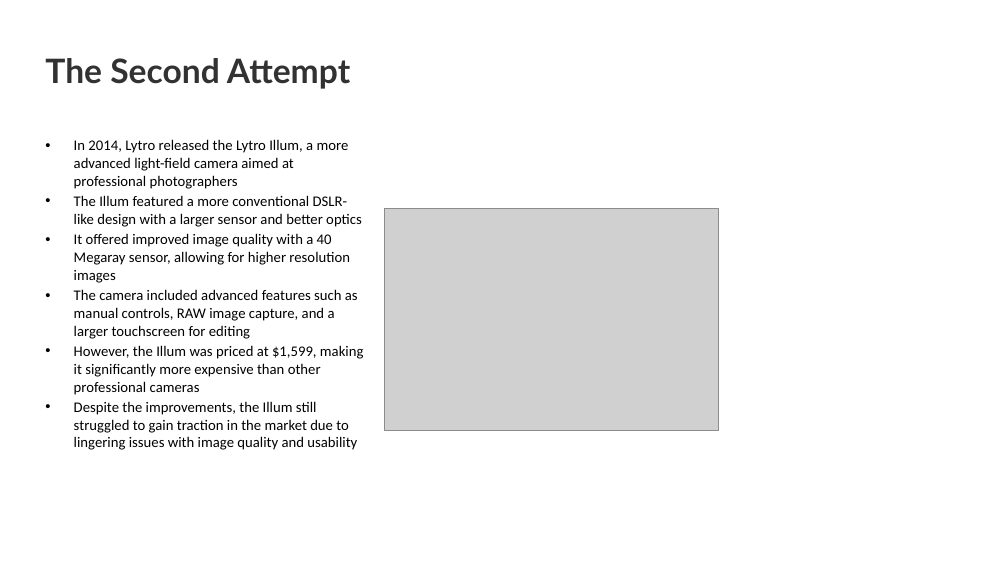
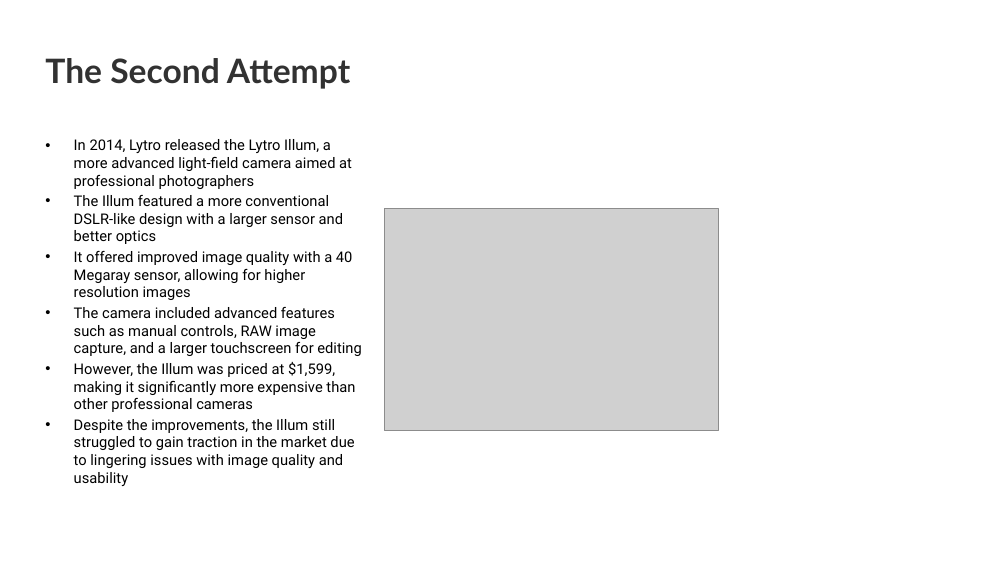
Before and after one commit to joejo-joestar/Powerpynt-Slides, a slide deck: slide 12 of output.pptx. Drawn at 1008x567 pixels with LibreOffice and Linux fonts; fonts in the diff are those of the drawing; grey boxes stand for pictures; background and template pictures are left out. Boxes give left, top, right and bottom in pixels: in the first picture for what was removed or moved away, otherwise in the second. Text is boxed around its words. In the diff, an @@ line names an element or a change of style, - is before the commit and + after.

```diff
--- a/output.pptx
+++ b/output.pptx
@@ text "In 2014, Lytro released the ..." at (x1=74, y1=139, x2=361, y2=486): font Calibri to Roboto @@
```
Also in this commit, not shown: 7 other slides changed, 5 other files.
